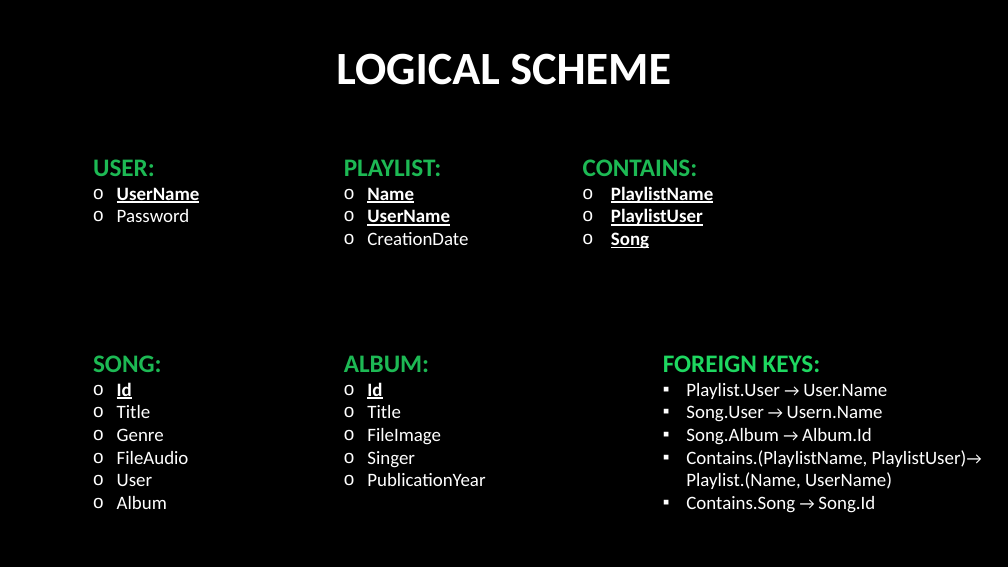
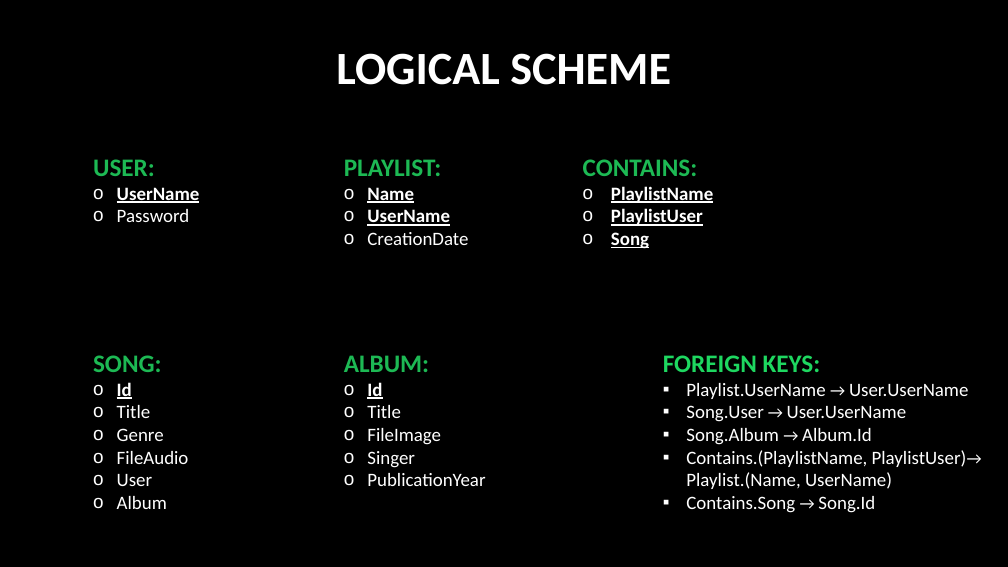
Before and after one commit to campanamattia/tiw.project-html, a slide deck: slide 4 of delivers/THE PLAYLIST.pptx. Drawn at 1008x567 pixels with LibreOffice and Linux fonts; fonts in the diff are those of the drawing. Boxes give left, top, right and bottom in pixels: in the first picture for what was removed or moved away, otherwise in the second. Text is boxed around its words. In the diff, an @@ line names an element or a change of style, - is before the commit and + after.

```diff
--- a/delivers/THE PLAYLIST.pptx
+++ b/delivers/THE PLAYLIST.pptx
@@ text at bbox=[686, 383, 968, 422]: text changed @@
-▪ Playlist.User → User.Name
-▪ Song.User → Usern.Name
+▪ Playlist.UserName → User.UserName
+▪ Song.User → User.UserName
```
Also in this commit, not shown: 2 other slides changed, 1 other file.
